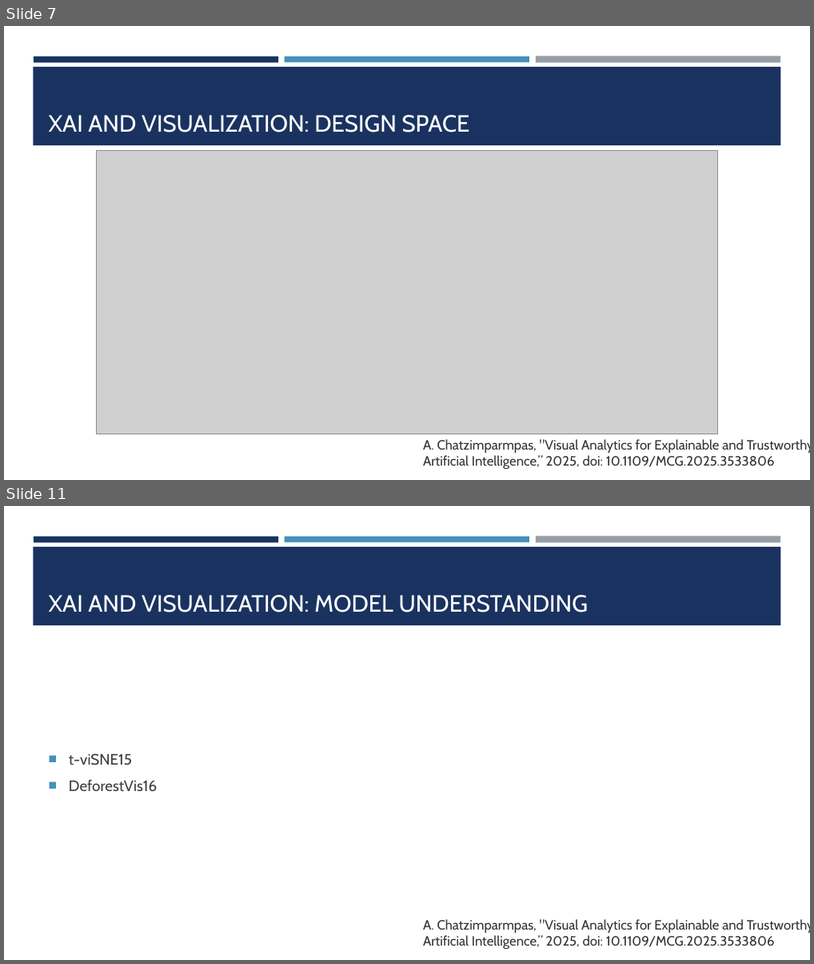
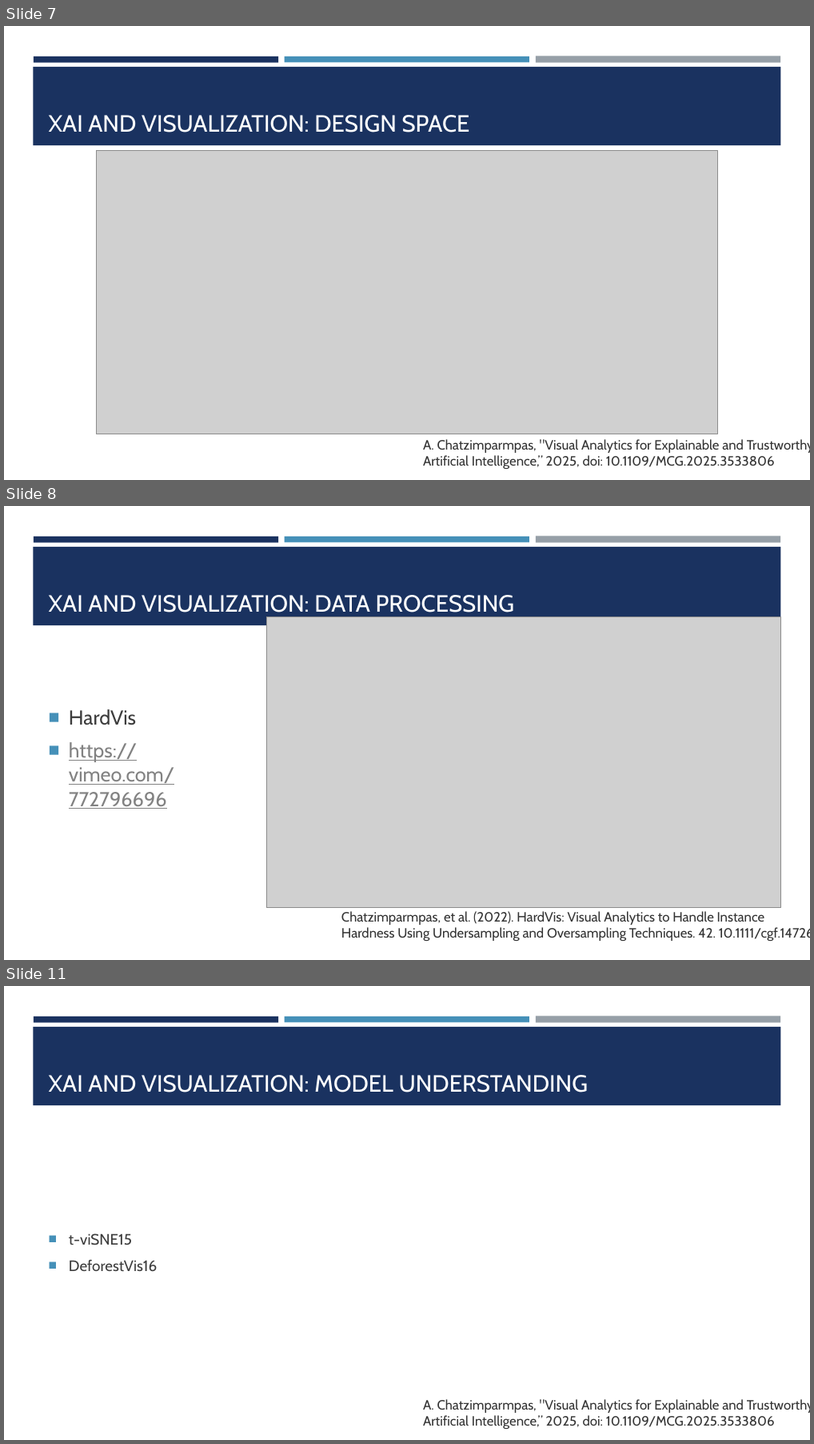
Before and after one commit to amosca01/SDS-CSC235, a slide deck: slides/17-XAI.pptx. Shown one above the other, each under a label of ours: slides 7 and 11 before the commit, slides 7, 8 and 11 after it; the slides between them are not shown. The pictures are 814x964 and 814x1444 pixels, drawn with LibreOffice and Linux fonts; fonts in the diff are those of the drawing; grey boxes stand for pictures. Boxes give left, top, right and bottom in pixels: in the first picture for what was removed or moved away, otherwise in the second. Text is boxed around its words. In the diff, an @@ line names an element or a change of style, - is before the commit and + after.

```diff
--- a/slides/17-XAI.pptx
+++ b/slides/17-XAI.pptx
@@ slide 8 added at (4,506,810,960), background #FFFFFF; not listed: 4 template elements that a slide beside it also shows @@
@@ title added at (49,595,515,617), 28 pt, text #FFFFFF @@
+XAI AND VISUALIZATION: DATA PROCESSING
@@ picture added at (267,616,782,907) @@
@@ text added at (69,709,174,808), 24 pt, text #828282, underline @@
+■ HardVis
+■ https://vimeo.com/772796696
@@ text added at (342,911,810,940), 16 pt, text #333333 @@
+Chatzimparmpas, et al. (2022). HardVis: Visual Analytics to Handle Instance Hardness Using Undersampling and Oversampling Techniques. 42. 10.1111/cgf.14726.
```
Also in this commit, not shown: 5 slides changed, 1 other file.
